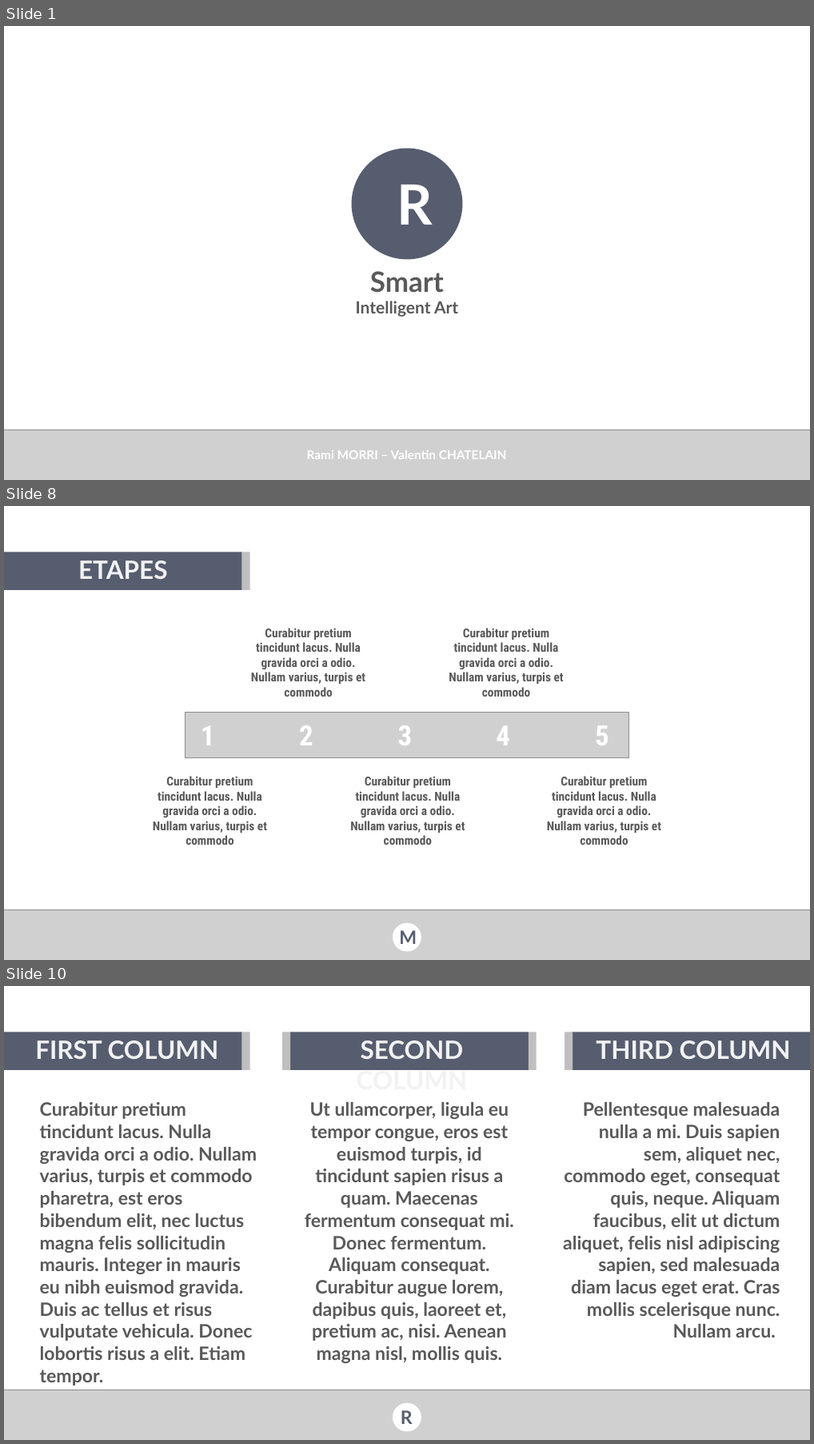
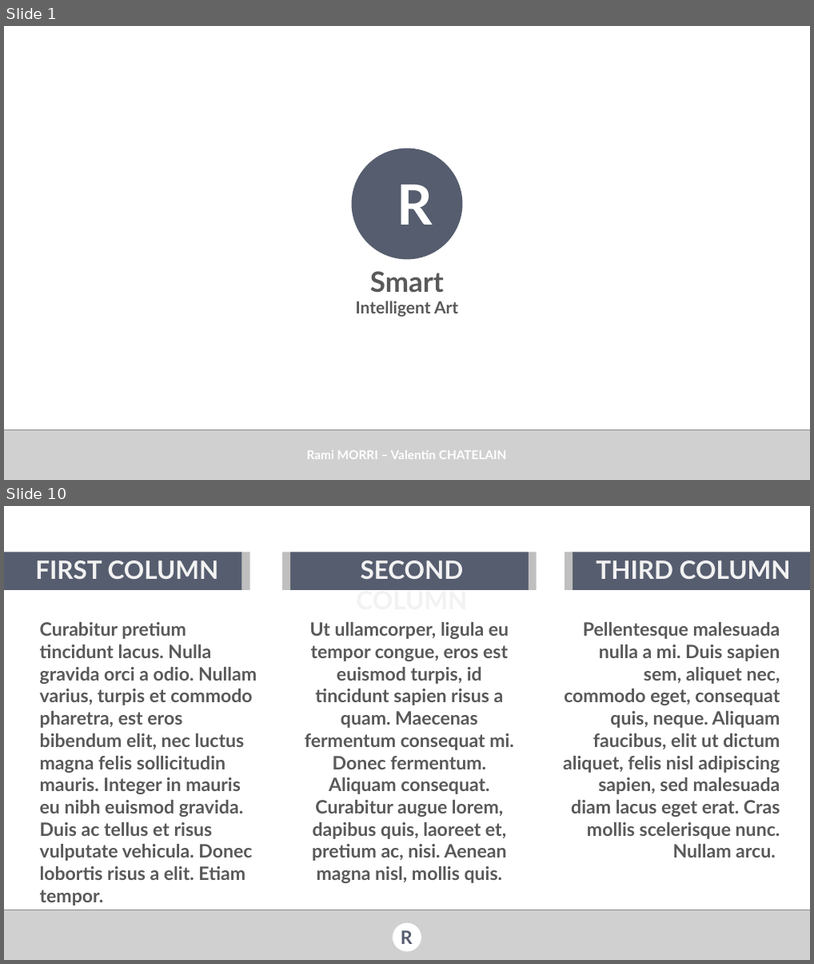
Before and after one commit to val92130/RSmart, a slide deck: Docs/Forum PI/RSmart presentation forum PI.pptx. Shown one above the other, each under a label of ours: slides 1, 8 and 10 before the commit, slides 1 and 10 after it; the slides between them are not shown. The pictures are 814x1444 and 814x964 pixels, drawn with LibreOffice and Linux fonts; fonts in the diff are those of the drawing; grey boxes stand for pictures; background and template pictures are left out. Boxes give left, top, right and bottom in pixels: in the first picture for what was removed or moved away, otherwise in the second. Text is boxed around its words. In the diff, an @@ line names an element or a change of style, - is before the commit and + after.

```diff
--- a/Docs/Forum PI/RSmart presentation forum PI.pptx
+++ b/Docs/Forum PI/RSmart presentation forum PI.pptx
@@ slide 8 removed at [4, 506, 810, 960], background picture (left out) @@
@@ rectangle removed at [4, 552, 242, 590] @@
@@ rectangle removed at [242, 552, 250, 590] @@
@@ text removed at [78, 560, 168, 579] @@
-ETAPES
@@ text removed at [251, 628, 366, 696] @@
-Curabitur pretium tincidunt lacus. Nulla gravida orci a odio. Nullam varius, turpis et commodo
@@ text removed at [449, 628, 564, 696] @@
-Curabitur pretium tincidunt lacus. Nulla gravida orci a odio. Nullam varius, turpis et commodo
@@ picture removed at [186, 712, 629, 757] @@
@@ text removed at [201, 726, 215, 745] @@
-1
@@ text removed at [299, 725, 314, 745] @@
-2
@@ text removed at [398, 725, 413, 745] @@
-3
@@ text removed at [496, 725, 510, 745] @@
-4
@@ text removed at [595, 725, 610, 745] @@
-5
@@ text removed at [153, 776, 267, 844] @@
-Curabitur pretium tincidunt lacus. Nulla gravida orci a odio. Nullam varius, turpis et commodo
@@ text removed at [350, 776, 465, 844] @@
-Curabitur pretium tincidunt lacus. Nulla gravida orci a odio. Nullam varius, turpis et commodo
@@ text removed at [547, 776, 662, 844] @@
-Curabitur pretium tincidunt lacus. Nulla gravida orci a odio. Nullam varius, turpis et commodo
@@ picture removed at [4, 909, 810, 960] @@
@@ ellipse removed at [393, 923, 422, 951] @@
@@ text removed at [399, 930, 417, 944] @@
-M
```
Also in this commit, not shown: 6 slides changed, 3 slides added, 2 other slides removed.
